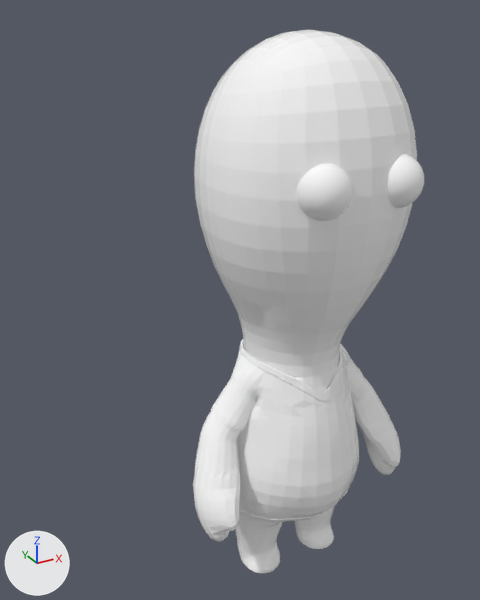
Before and after pictures for a commit that changed the FBX model ForTheSweet/ForTheSweet/resource/character/lollipop_skill.FBX.
One viewpoint serves both versions: a 50 mm camera at (-0.531, -0.792, 0.903) aimed at (0.091, 0.338, 0.338). The axes (+X, +Y, +Z) are drawn at lower left. The lights are the same throughout. Mesh edges are drawn as thin lines on the coarser meshes. Where no turn or scale is listed for an object, it has been applied to the vertices.

Before the edit, the objects in view are built like this:
```python
me_mesh = bpy.data.meshes.new('Mesh')
me_mesh.from_pydata(...)  # 3996 vertices, 7112 faces; spans x -0.196..0.196, y -0.177..0.138, z -0.002..0.877
# faces by material slot: [4474, 2638]
me_mesh.materials.append(mat_material_52)  # its picture is missing
me_mesh.materials.append(mat_material_51)  # its picture is missing
ob_node_id33 = bpy.data.objects.new('node_id33', me_mesh)
ob_node_id33.location = (0.0, 0.0, 0.0)
```
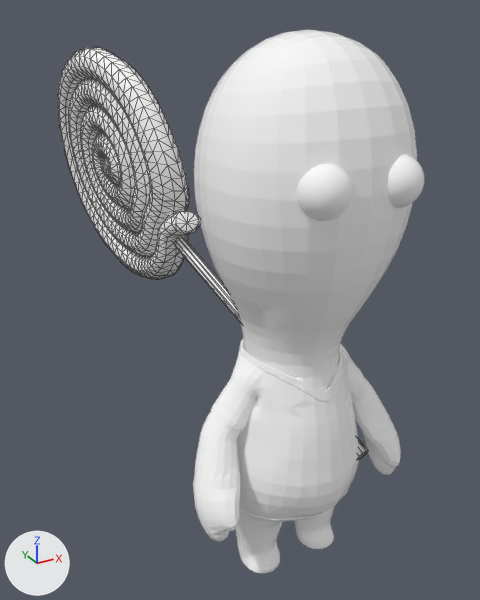
The newer file is also turned or shifted as a whole; pictures and numbers use the older file's frame.

Edits to the bpy script that builds the scene:
```text
Add mat_material_74:
    mat_material_74 = principled_material('Material_74')
    mat_material_74.base_color = (1.0, 1.0, 1.0)  # white #ffffff
    mat_material_74.roughness = 0.0
Add me_mesh_001:
    me_mesh_001.from_pydata(...)  # 1901 vertices, 3524 faces; spans x -0.247..0.014, y -0.006..1.067, z -0.012..0.677
    me_mesh_001.materials.append(mat_material_74)  # its picture is missing
Add ob_node_id57:
    ob_node_id57 = bpy.data.objects.new('node_id57', me_mesh_001)
    ob_node_id57.location = (0.157, -0.013, 0.144)
```

Location of each change, [x1, y1, x2, y2] in pixels of the pictures (480 x 600 px):
'node_id57', added
    after: [58, 47, 368, 459]
